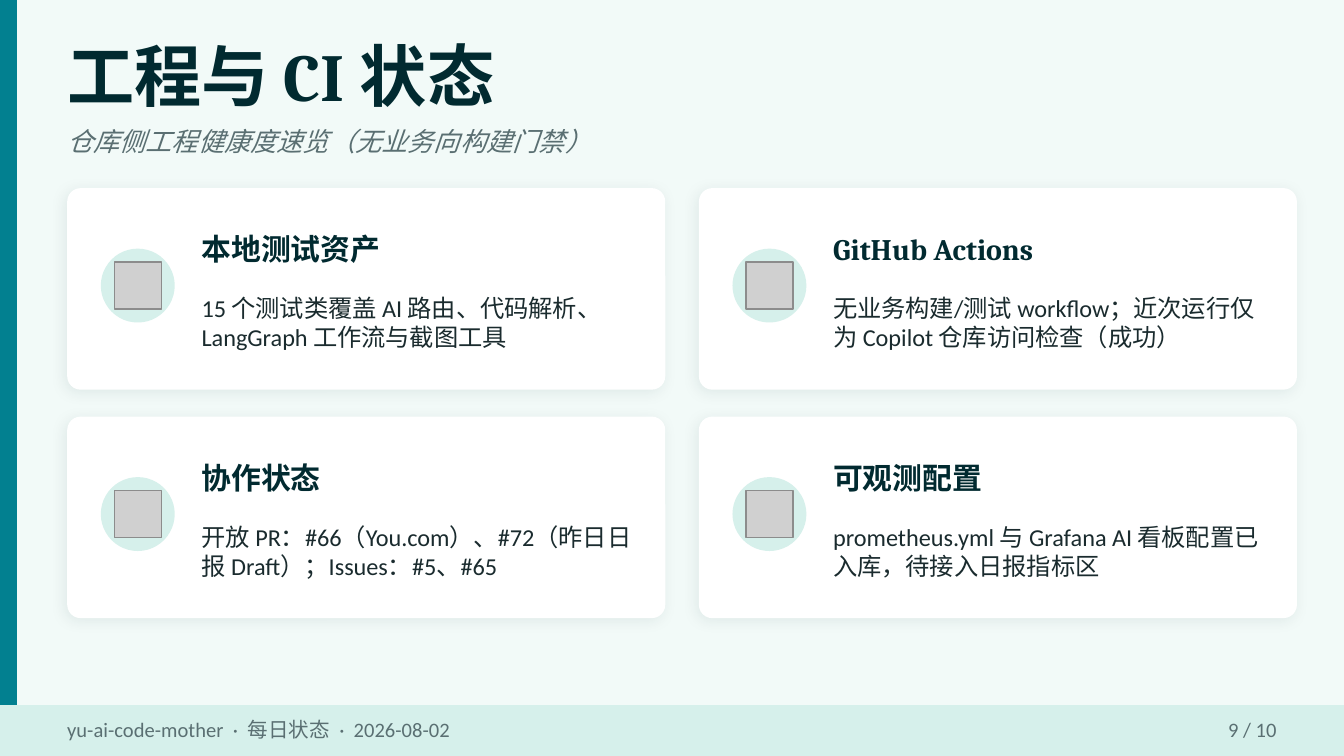
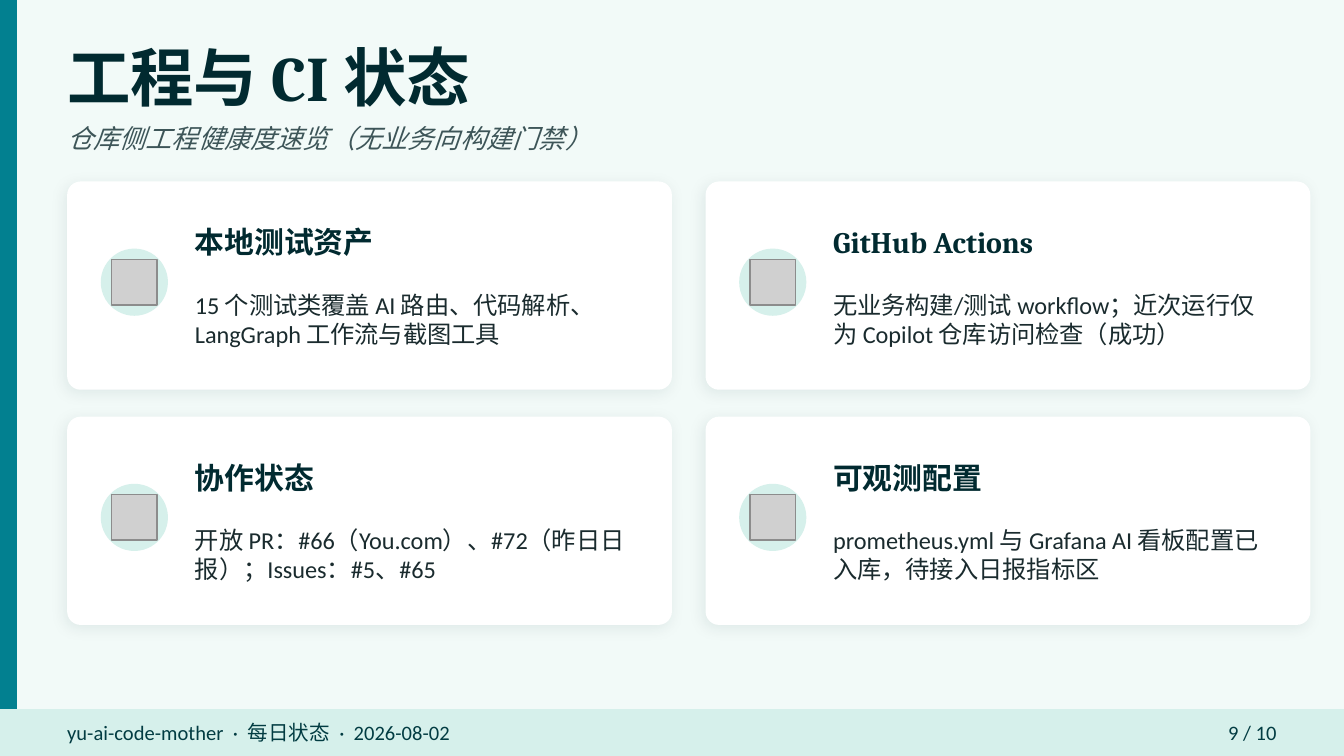
Before and after one commit to liyupi/yu-ai-code-mother, a slide deck: slide 9 of docs/reports/project-status-2026-08-02.pptx. Drawn at 1344x756 pixels with LibreOffice and Linux fonts; fonts in the diff are those of the drawing; grey boxes stand for pictures. Boxes give left, top, right and bottom in pixels: in the first picture for what was removed or moved away, otherwise in the second. Text is boxed around its words. In the diff, an @@ line names an element or a change of style, - is before the commit and + after.

```diff
--- a/docs/reports/project-status-2026-08-02.pptx
+++ b/docs/reports/project-status-2026-08-02.pptx
@@ text "工程与 CI 状态" at (x1=67, y1=46, x2=470, y2=107): size 36 to 34 pt @@
@@ text "仓库侧工程健康度速览（无业务向构建门禁）" at (x1=67, y1=126, x2=591, y2=151): text colour #5A6F72 to #3D5558 @@
@@ rounded rectangle resized from (x1=67, y1=188, x2=665, y2=390) to (x1=67, y1=181, x2=672, y2=390) @@
@@ rounded rectangle resized from (x1=699, y1=188, x2=1297, y2=390) to (x1=706, y1=181, x2=1310, y2=390) @@
@@ text "本地测试资产" moved from (x1=202, y1=234, x2=381, y2=263) to (x1=195, y1=227, x2=374, y2=256) @@
@@ text "GitHub Actions" moved from (x1=833, y1=239, x2=1033, y2=261) to (x1=833, y1=232, x2=1033, y2=254) @@
@@ ellipse resized from (x1=101, y1=249, x2=175, y2=323) to (x1=101, y1=249, x2=168, y2=316) @@
@@ picture moved from (x1=114, y1=262, x2=161, y2=309) to (x1=112, y1=259, x2=157, y2=305) @@
@@ ellipse resized from (x1=732, y1=249, x2=806, y2=323) to (x1=739, y1=249, x2=806, y2=316) @@
@@ picture moved from (x1=746, y1=262, x2=793, y2=309) to (x1=750, y1=259, x2=796, y2=305) @@
@@ text "15 个测试类覆盖 AI 路由、代码解析、LangGraph 工作流与截图工具" moved from (x1=202, y1=296, x2=602, y2=350) to (x1=195, y1=293, x2=595, y2=347) @@
@@ rounded rectangle resized from (x1=67, y1=417, x2=665, y2=618) to (x1=67, y1=417, x2=672, y2=625) @@
@@ proportions changed in 4 elements at (x1=67, y1=181, x2=672, y2=390), (x1=67, y1=417, x2=672, y2=625), (x1=706, y1=181, x2=1310, y2=390), (x1=706, y1=417, x2=1310, y2=625) @@
@@ rounded rectangle resized from (x1=699, y1=417, x2=1297, y2=618) to (x1=706, y1=417, x2=1310, y2=625) @@
@@ text "协作状态" moved from (x1=202, y1=463, x2=321, y2=492) to (x1=195, y1=463, x2=314, y2=492) @@
@@ ellipse resized from (x1=101, y1=477, x2=175, y2=551) to (x1=101, y1=484, x2=168, y2=551) @@
@@ picture moved from (x1=114, y1=491, x2=161, y2=538) to (x1=112, y1=495, x2=157, y2=540) @@
@@ ellipse resized from (x1=732, y1=477, x2=806, y2=551) to (x1=739, y1=484, x2=806, y2=551) @@
@@ picture moved from (x1=746, y1=491, x2=793, y2=538) to (x1=750, y1=495, x2=796, y2=540) @@
@@ text at (x1=195, y1=528, x2=625, y2=582): text changed @@
-开放 PR：#66（You.com）、#72（昨日日报 Draft）；Issues：#5、#65
+开放 PR：#66（You.com）、#72（昨日日报）；Issues：#5、#65
@@ rectangle resized from (x1=0, y1=706, x2=1344, y2=756) to (x1=0, y1=710, x2=1344, y2=755) @@
@@ text "yu-ai-code-mother · 每日状态 · 2026-08-02" at (x1=67, y1=722, x2=450, y2=744): text colour #5A6F72 to #023C42 @@
@@ text "9 / 10" at (x1=1228, y1=726, x2=1277, y2=740): text colour #5A6F72 to #023C42 @@
```
Also in this commit, not shown: 9 other slides changed.
